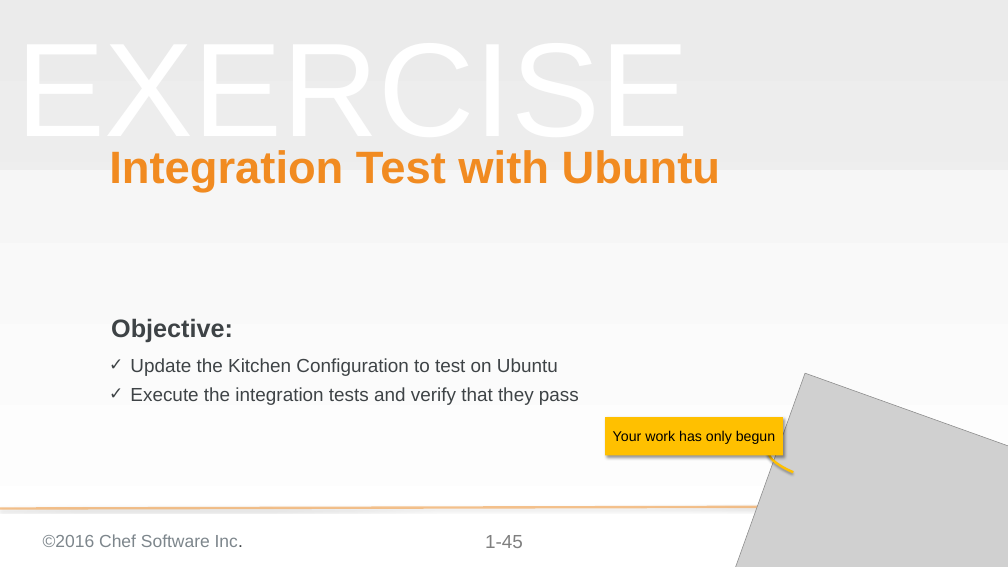
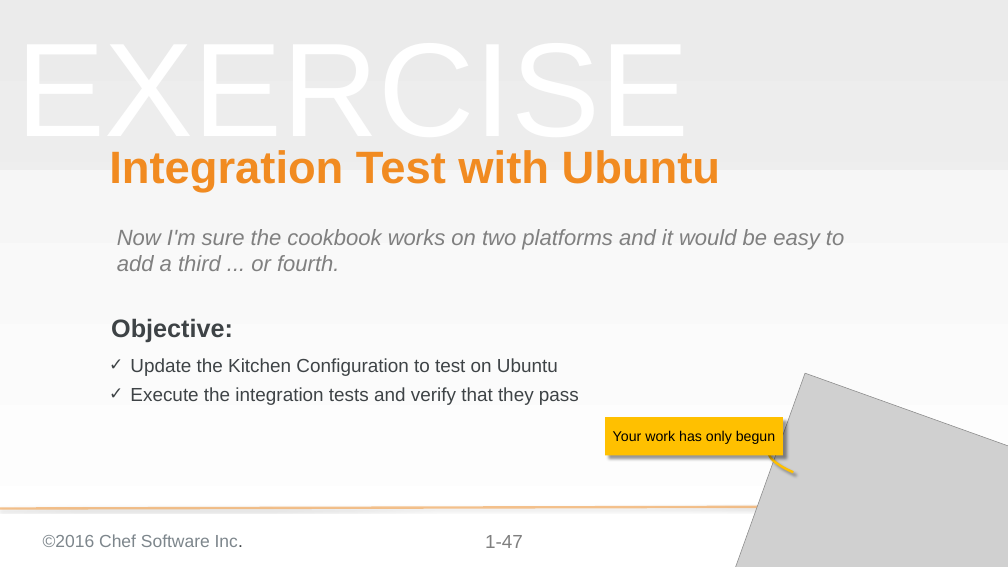
Before and after one commit to chef-training/test_driven_cookbook_development, a slide deck: slide 47 of 08-refactoring_for_multiple_platforms.pptx (slide 45 before the commit). Drawn at 1008x567 pixels with LibreOffice and Linux fonts; fonts in the diff are those of the drawing; grey boxes stand for pictures; background and template pictures are left out. Boxes give left, top, right and bottom in pixels: in the first picture for what was removed or moved away, otherwise in the second. Text is boxed around its words. In the diff, an @@ line names an element or a change of style, - is before the commit and + after.

```diff
--- a/08-refactoring_for_multiple_platforms.pptx
+++ b/08-refactoring_for_multiple_platforms.pptx
@@ text added at [117, 229, 844, 271], 28 pt, text #808080, italic @@
+Now I'm sure the cookbook works on two platforms and it would be easy to add a third ... or fourth.
@@ rectangle "Your work has only begun" at [605, 417, 783, 455]: shadow changed @@
@@ arc (boxed as its full ellipse) at [765, 443, 829, 484]: shadow changed @@
@@ page number at [485, 535, 523, 548]: text changed @@
-1-45
+1-47
```
Also in this commit, not shown: 36 other slides changed, 3 slides added.
